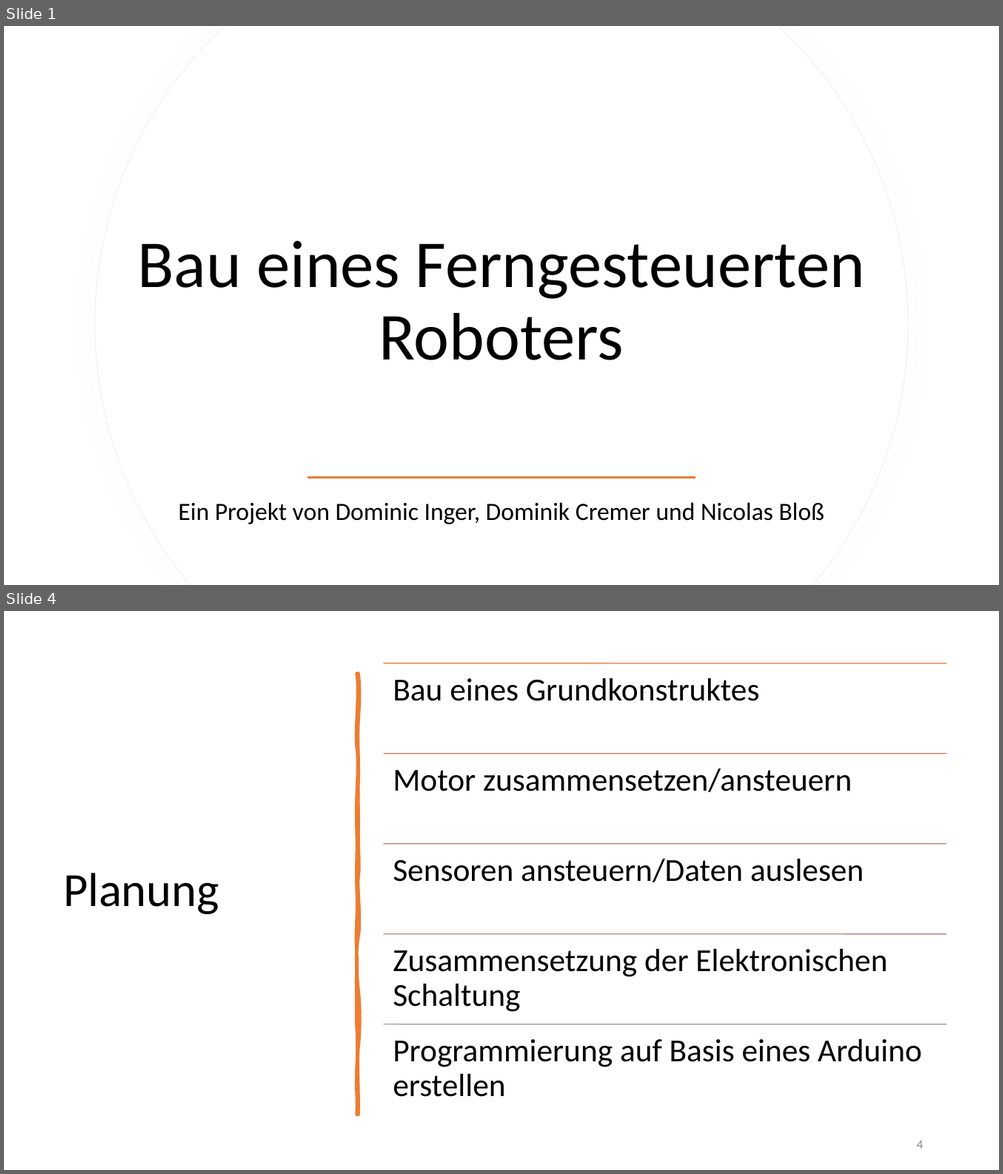
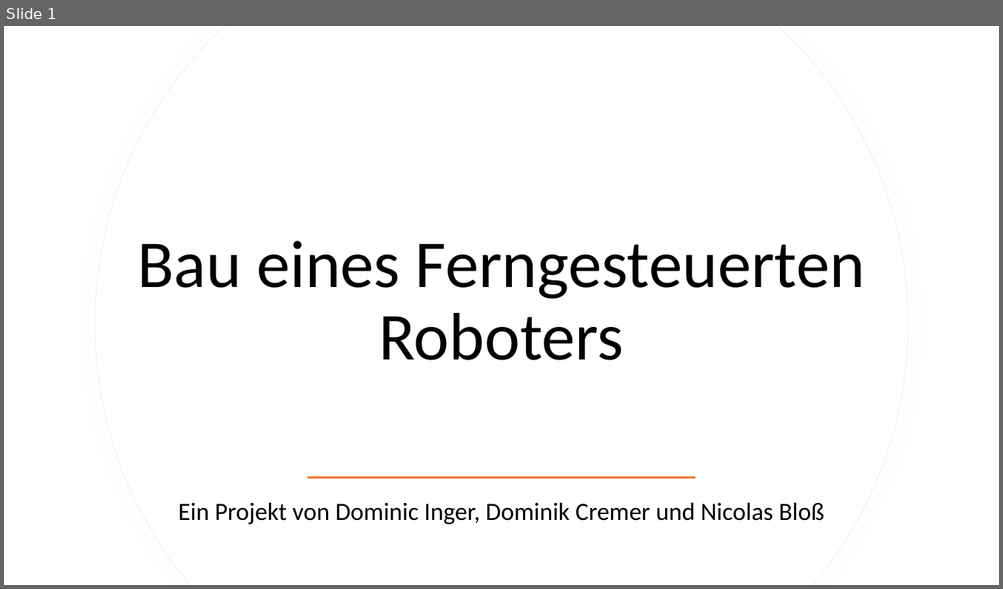
Before and after one commit to DominikCrm/Robotic, a slide deck: Ferngesteuerter Roboter.pptx. Shown one above the other, each under a label of ours: slides 1 and 4 before the commit, slide 1 after it; the slides between them are not shown. The pictures are 1003x1174 and 1003x589 pixels, drawn with LibreOffice and Linux fonts; fonts in the diff are those of the drawing. Boxes give left, top, right and bottom in pixels: in the first picture for what was removed or moved away, otherwise in the second. Text is boxed around its words. In the diff, an @@ line names an element or a change of style, - is before the commit and + after.

```diff
--- a/Ferngesteuerter Roboter.pptx
+++ b/Ferngesteuerter Roboter.pptx
@@ slide 4 removed at [4, 611, 999, 1170], background #FFFFFF @@
@@ freeform shape removed at [357, 674, 358, 1116] @@
@@ title removed at [63, 873, 219, 914] @@
-Planung
@@ group removed at [383, 664, 946, 1097]: 5 lines, 5 texts @@
-Bau eines Grundkonstruktes
-Motor zusammensetzen/ansteuern
-Sensoren ansteuern/Daten auslesen
-Zusammensetzung der Elektronischen Schaltung
-Programmierung auf Basis eines Arduino erstellen
@@ page number removed at [916, 1141, 922, 1149] @@
-4
```
Also in this commit, not shown: 3 slides changed, 6 slides added, 3 other slides removed.
